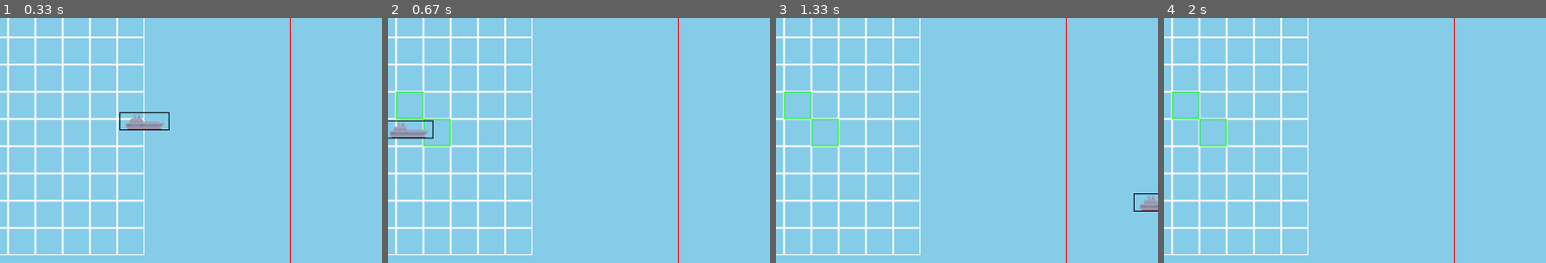
Above: before the commit, frames 1-4 (left to right).
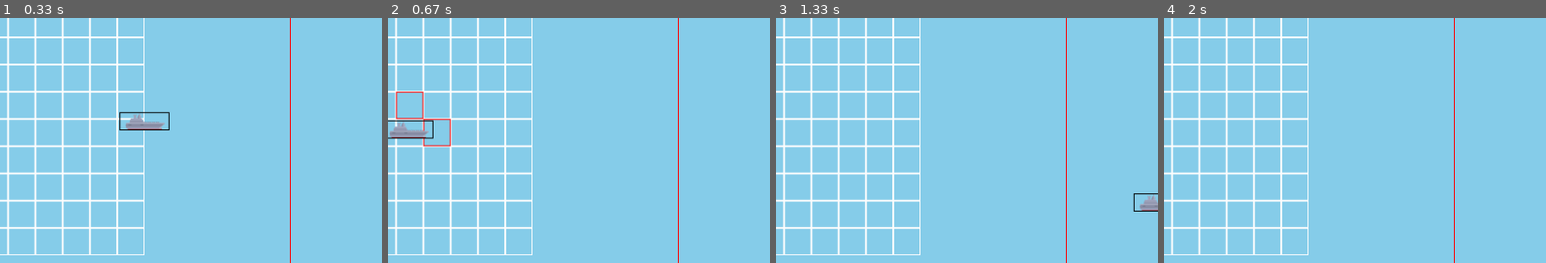
Above: after the commit, the same moments.

Repository: franciapparelli/battleship-pygame
Game: pygame game, started from main.py
Two runs of this game, one before a commit and one after it. Both use one fixed random seed, a clock stepped at 60 frames per second and the inputs below.
Inputs (mouse positions are % of the whole screen's width and height, from its top left):
- Up to frame 1 (0.33 s): no input
- Up to frame 2 (0.67 s): press the mouse at (34, 33) at 0.37 s; move the mouse to (26, 34) at 0.47 s; release the mouse at (18, 35) at 0.6 s
- Up to frame 3 (1.33 s): press the mouse at (18, 35) at 0.7 s; move the mouse to (41, 55) at 0.8 s; release the mouse at (63, 75) at 0.93 s; press the mouse at (63, 75) at 1.03 s; move the mouse to (64, 62) at 1.13 s; release the mouse at (65, 50) at 1.27 s
- Up to frame 4 (2 s): press the mouse at (65, 50) at 1.37 s; move the mouse to (60, 32) at 1.47 s; release the mouse at (54, 14) at 1.6 s; press the mouse at (54, 14) at 1.7 s; move the mouse to (52, 50) at 1.8 s; release the mouse at (50, 86) at 1.93 s
The pictures show only the part of the screen within x 15-65%, y 12-62%; the shares and areas given below are measured in that part.

Frame 1 is identical in both runs. In frame 2, 0.4% of the frame differs, in the area x 2-17%, y 30-53%; in frame 3, 0.4%; in frame 4, 0.4%.

Commit message:
fourth commit

Diff:
--- a/main.py
+++ b/main.py
@@ -52,10 +52,12 @@
                 create_crew(x, y, (255, 255, 255))
             elif item == "H":
                 create_crew(x, y, (0, 255, 0))
+            elif item == "F":
+                create_crew(x, y, (255, 0, 0))
             else:
                 create_crew(x, y, (0, 0, 0))
 
-            x += GRID_NODE_WIDTH  # for ever item/number in that row we move one "step" to the right
+            x += GRID_NODE_WIDTH  # for every item/number in that row we move one "step" to the right
         y += GRID_NODE_HEIGHT  # for every new row we move one "step" downwards
 
 
@@ -79,8 +81,8 @@
                         moving = True
             elif event.type == pygame.MOUSEBUTTONUP and ships_placing_phase:
                 moving = False
-                first_pos_x, first_pos_y = rect.topleft
-                second_pos_x, second_pos_y = rect.bottomright
+                first_pos_x, first_pos_y = rect.midleft
+                second_pos_x, second_pos_y = rect.midright
                 first_node_x = first_pos_x // GRID_NODE_WIDTH - 1
                 first_node_y = first_pos_y // GRID_NODE_HEIGHT - 2
                 second_node_x = second_pos_x // GRID_NODE_WIDTH - 2
@@ -95,22 +97,15 @@
                 second_node_y = second_pos_y // GRID_NODE_HEIGHT - 2
                 for row in range(9):
                     for item in range(9):
-                        if (
-                            first_node_x <= 8
-                            and first_node_x >= 0
-                            and first_node_y <= 8
-                            and first_node_y >= 0
-                            and second_node_x <= 8
-                            and second_node_x >= 0
-                            and second_node_y <= 8
-                            and second_node_y >= 0
-                        ):
-                            if (row == first_node_y and item == first_node_x) or (
-                                row == second_node_y and item == second_node_x
+                        if (row == first_node_y and item == first_node_x) or (
+                            row == second_node_y and item == second_node_x
                             ):
+                            if first_node_x <= 8 and first_node_x >= 0 and first_node_y <= 8 and first_node_y >= 0 and first_node_x == second_node_x or first_node_y == second_node_y:
                                 matrix[row][item] = "H"
                             else:
-                                matrix[row][item] = "-"
+                                matrix[row][item] = "F"
+                        else:
+                            matrix[row][item] = "-"
             elif event.type == pygame.MOUSEBUTTONDOWN and atacking_phase:
                 if event.button == 1:  # 1 representa el clic izquierdo del mouse
                     # Obtener la posición del clic del mouse
Not shown, changed: .gitignore
